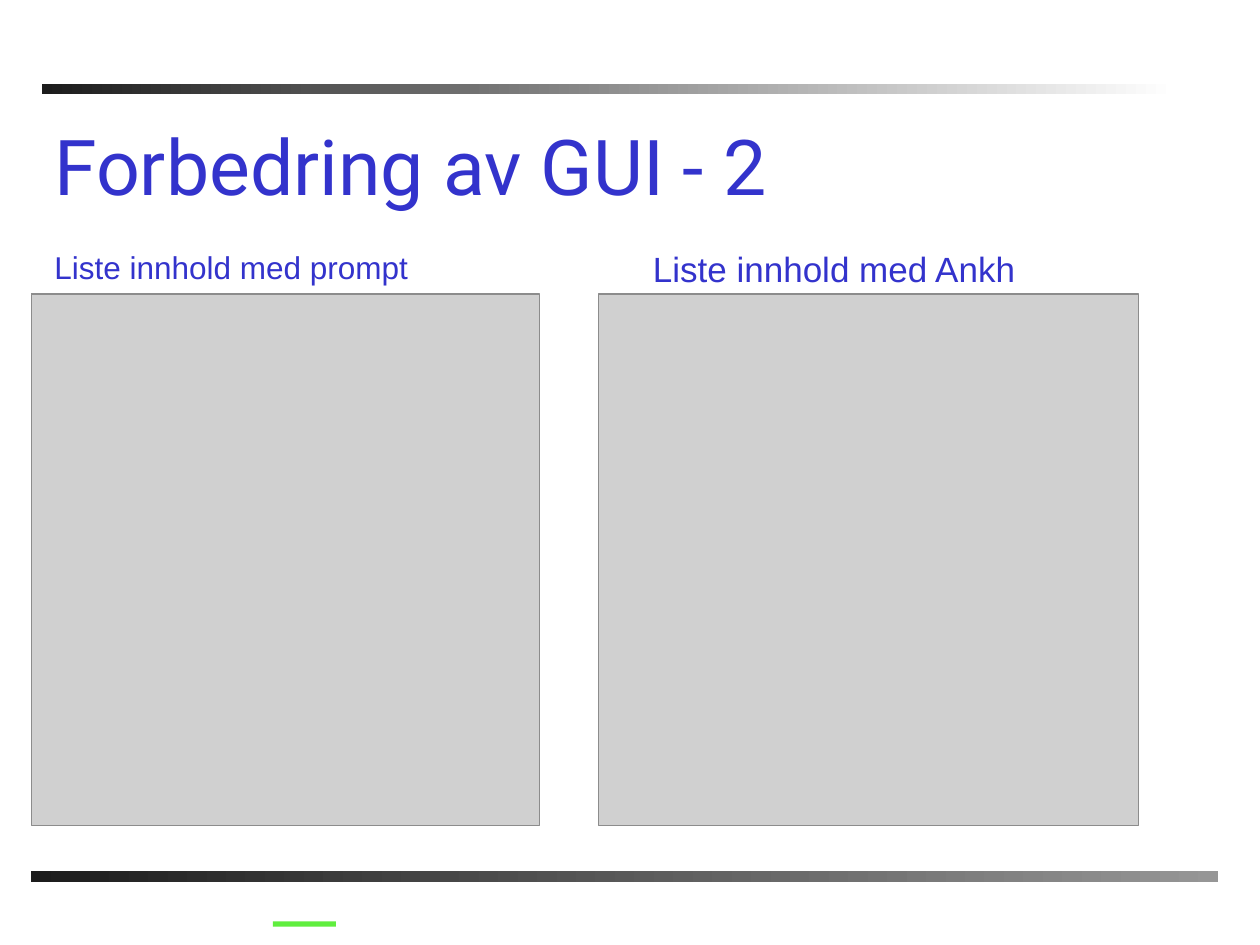
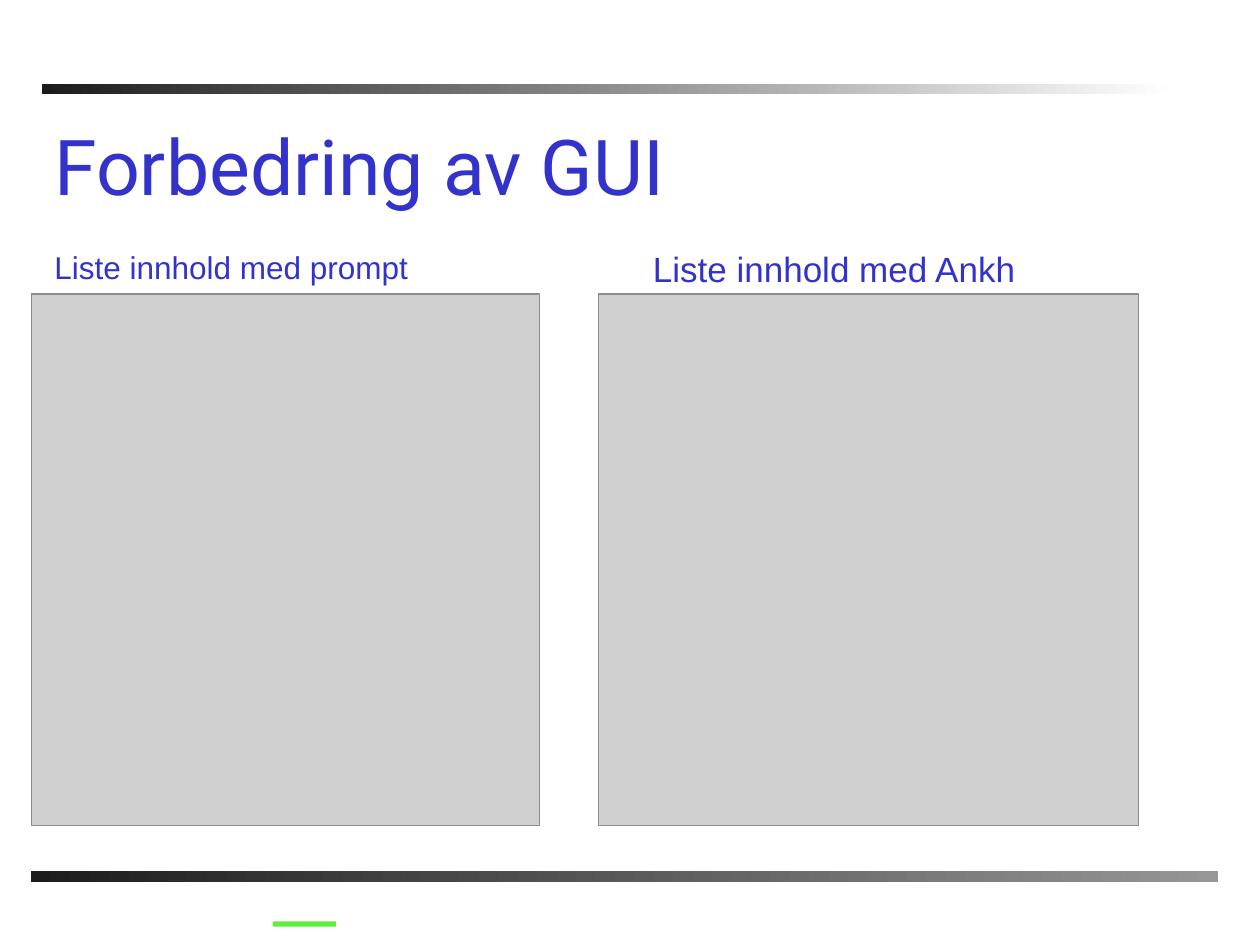
Before and after one commit to AnkhSVN/AnkhSVN, a slide deck: slide 11 of doc/powerpoint/Subversion_addin_for_VS.NET.ppt. Drawn at 1260x945 pixels with LibreOffice and Linux fonts; fonts in the diff are those of the drawing; grey boxes stand for pictures; background and template pictures are left out. Boxes give left, top, right and bottom in pixels: in the first picture for what was removed or moved away, otherwise in the second. Text is boxed around its words. In the diff, an @@ line names an element or a change of style, - is before the commit and + after.

```diff
--- a/doc/powerpoint/Subversion_addin_for_VS.NET.ppt
+++ b/doc/powerpoint/Subversion_addin_for_VS.NET.ppt
@@ title at <box>54,137,664,211</box>: text changed @@
-Forbedring av GUI - 2
+Forbedring av GUI
```
Also in this commit, not shown: 15 other slides changed, 2 slides added, 2 slides removed.
